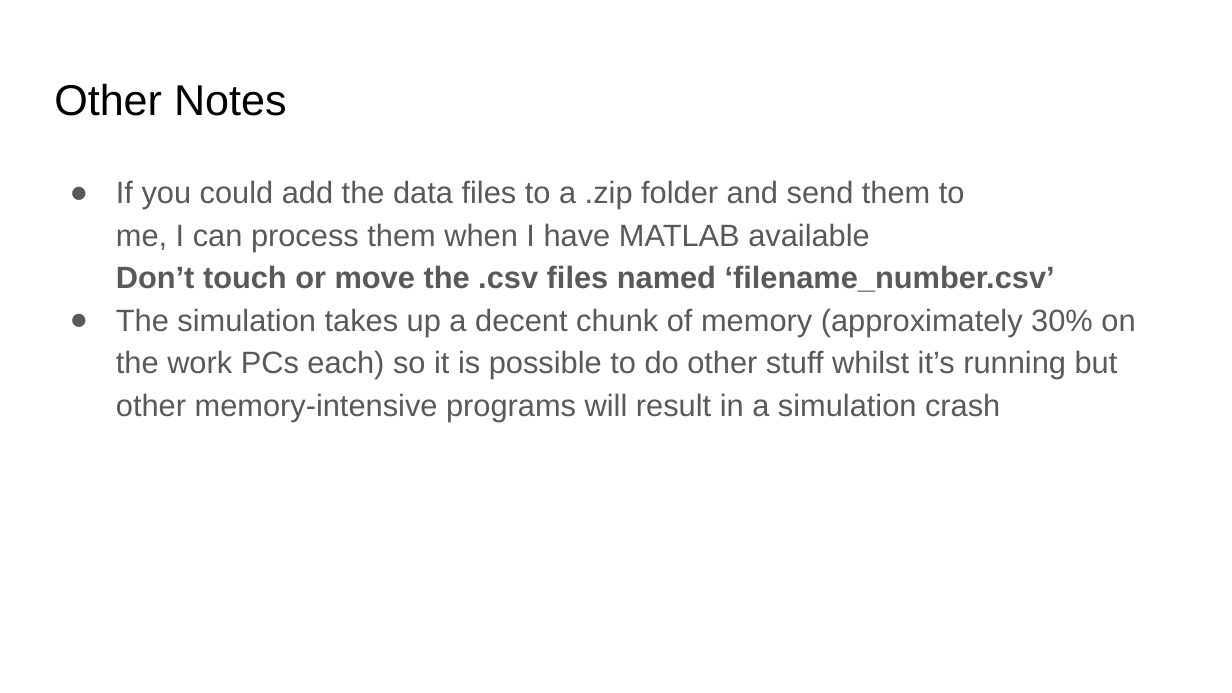
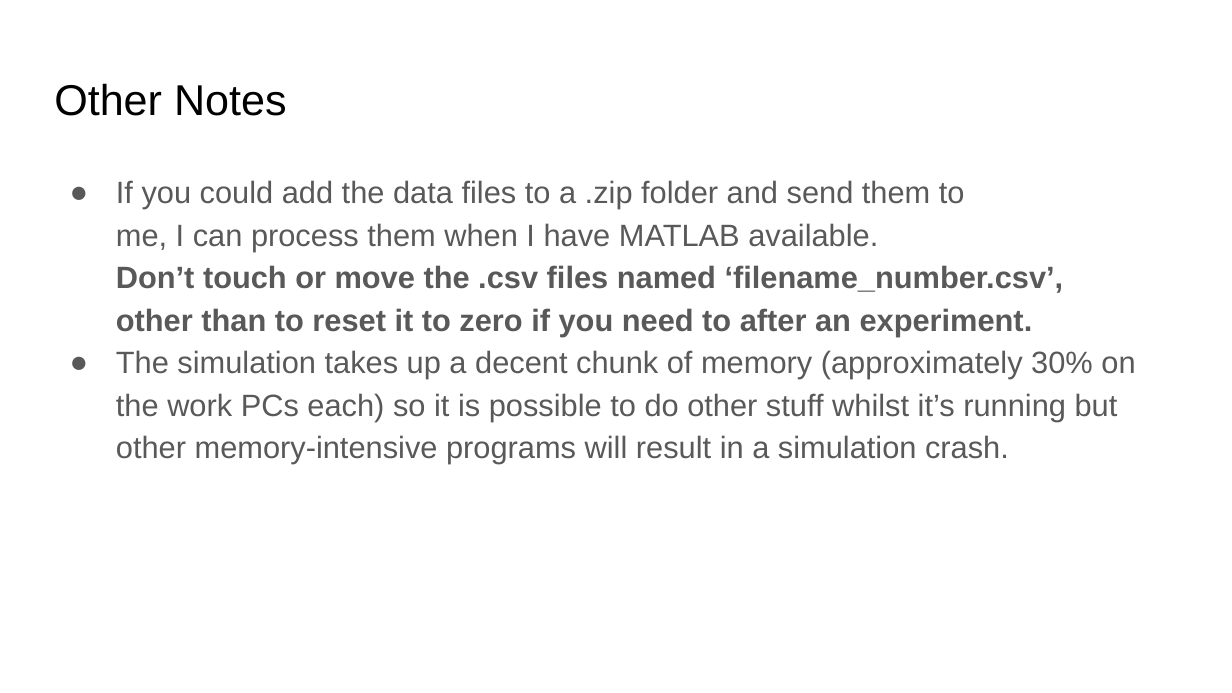
Before and after one commit to seifely/pdpython, a slide deck: slide 13 of pdpython_model/Setup and Run Instructions.pptx. Drawn at 1232x693 pixels with LibreOffice and Linux fonts; fonts in the diff are those of the drawing. Boxes give left, top, right and bottom in pixels: in the first picture for what was removed or moved away, otherwise in the second. Text is boxed around its words. In the diff, an @@ line names an element or a change of style, - is before the commit and + after.

```diff
--- a/pdpython_model/Setup and Run Instructions.pptx
+++ b/pdpython_model/Setup and Run Instructions.pptx
@@ text at box(116, 180, 1135, 464): text changed @@
-● If you could add the data files to a .zip folder and send them to
-  me, I can process them when I have MATLAB available
-  Don’t touch or move the .csv files named ‘filename_number.csv’
-● The simulation takes up a decent chunk of memory (approximately 30% on the work PCs each) so it is possible to do other stuff whilst it’s running but other memory-intensive programs will result in a simulation crash
+● If you could add the data files to a .zip folder and send them to
+  me, I can process them when I have MATLAB available.
+  Don’t touch or move the .csv files named ‘filename_number.csv’,
+  other than to reset it to zero if you need to after an experiment.
+● The simulation takes up a decent chunk of memory (approximately 30% on the work PCs each) so it is possible to do other stuff whilst it’s running but other memory-intensive programs will result in a simulation crash.
```
Also in this commit, not shown: 3 other slides changed, 7 other files.
